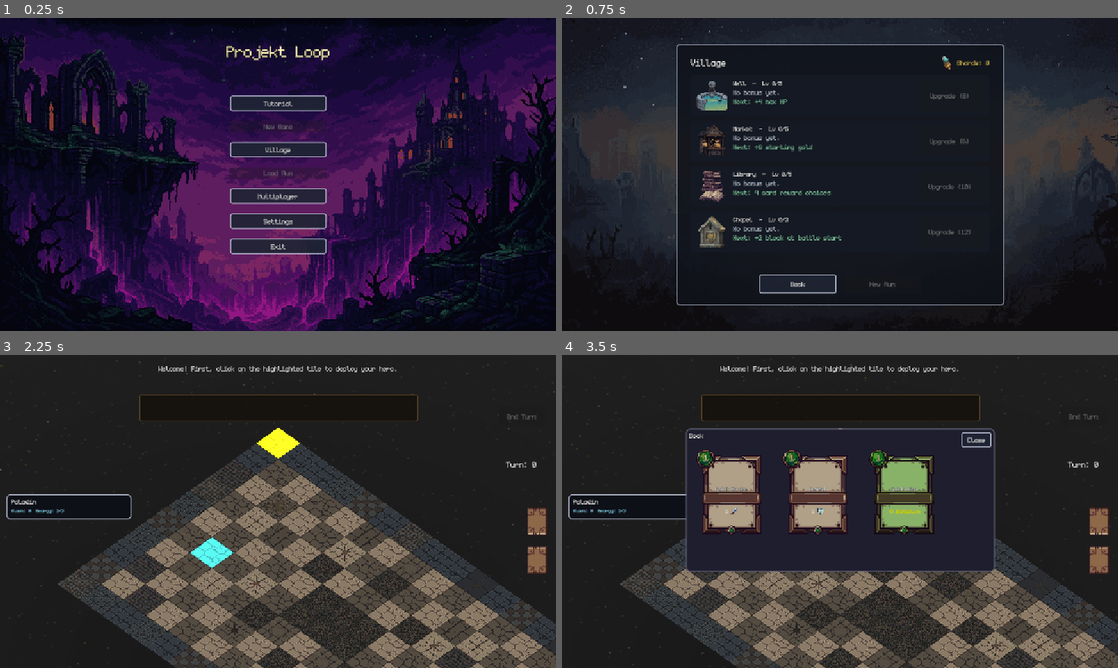
Above: before the commit, frames 1-4 (two rows, left to right).
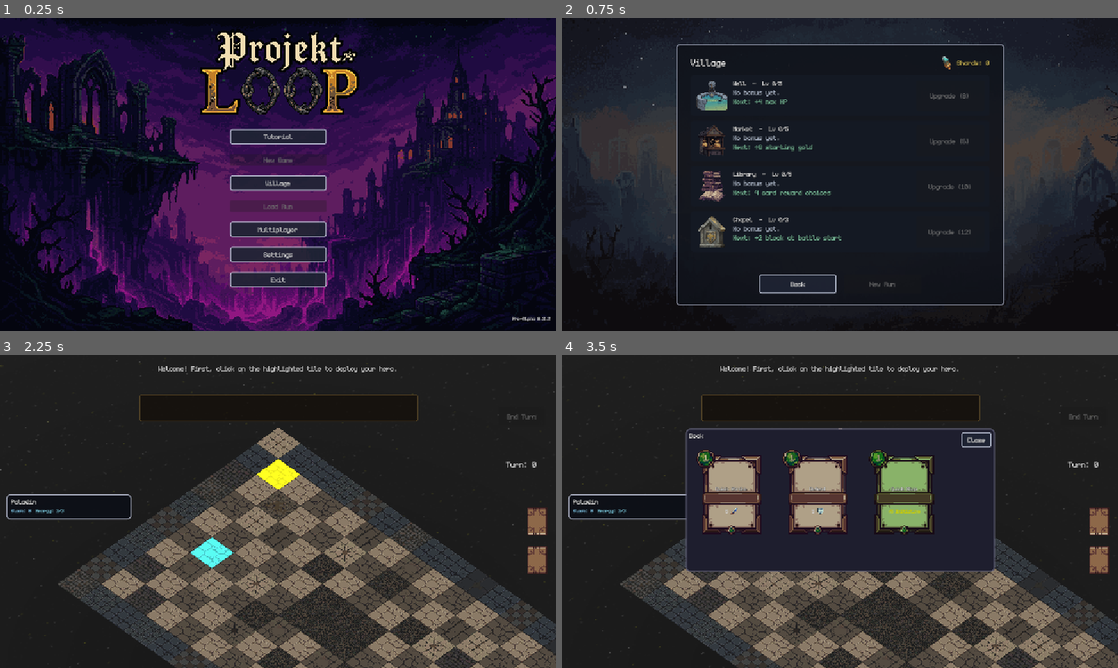
Above: after the commit, the same moments.

Repository: Nasshor01/Projekt-Loop
Game: Godot game, scene res://main.tscn
Same seed, same stepped clock (60 frames per second), same inputs: the game is played once before the commit and once after it.
Inputs (mouse positions are in pixels of both pictures, inside the frame that each line leads up to):
- Up to frame 1 (0.25 s): no input
- Up to frame 2 (0.75 s): click "Village" at 0.5 s
- Up to frame 3 (2.25 s): click "Back" at 1.25 s; click "Tutorial" at 2 s
- Up to frame 4 (3.5 s): click (1101, 520) at 2.75 s

The runs differ from the first frame. In frame 1, 9.5% of the frame differs, in the area x 36-99%, y 3-97%; in frame 2, nothing differs; in frame 3, 0.8%; in frame 4, nothing differs.

Commit message:
feat: add game logo/title branding and rename to Projekt LOOP
Wire TITLE into main menu, set logo as app icon, drop v2 from display name, and sync full local state.

Co-authored-by: Cursor <cursoragent@cursor.com>

Diff:
--- a/project.godot
+++ b/project.godot
@@ -10,11 +10,11 @@
 
 [application]
 
-config/name="Projekt Loop v2"
+config/name="Projekt LOOP"
 config/version="0.3.2"
 run/main_scene="uid://se10c1yredoi"
 config/features=PackedStringArray("4.4", "GL Compatibility")
-config/icon="res://icon.svg"
+config/icon="res://art/icons/game/logo.png"
 
 [audio]
 
--- a/scenes/ui/MainMenu.gd
+++ b/scenes/ui/MainMenu.gd
@@ -1,7 +1,6 @@
 # Soubor: scenes/ui/MainMenu.gd
 extends Control
 
-@onready var title_label: Label = $Label
 @onready var play_button: Button = $VBoxContainer/PlayButton
 @onready var village_button: Button = %VillageButton
 @onready var load_run_button: Button = %LoadRunButton
@@ -52,8 +51,6 @@
 	_update_version_label()
 
 func _update_ui_texts():
-	if title_label:
-		title_label.text = tr("game.title")
 	if play_button:
 		play_button.text = tr("ui.main_menu.new_game")
 	if village_button:
--- a/scenes/ui/MainMenu.tscn
+++ b/scenes/ui/MainMenu.tscn
@@ -1,7 +1,8 @@
-[gd_scene load_steps=3 format=3 uid="uid://84hu14gu8cci"]
+[gd_scene load_steps=4 format=3 uid="uid://84hu14gu8cci"]
 
 [ext_resource type="Script" uid="uid://vlpay230evw1" path="res://scenes/ui/MainMenu.gd" id="1_vjtqc"]
 [ext_resource type="Texture2D" uid="uid://diu4i873cqthb" path="res://art/sprites/backgrounds/bg_menu_cathedral_cliff-Sheet-export.png" id="2_bg"]
+[ext_resource type="Texture2D" uid="uid://jl4qibl2tdr1" path="res://art/icons/game/TITLE.png" id="4_title"]
 
 [node name="MainMenu" type="Control"]
 layout_mode = 3
@@ -34,22 +35,19 @@
 mouse_filter = 2
 color = Color(0.04, 0.05, 0.08, 0.35)
 
-[node name="Label" type="Label" parent="."]
+[node name="Title" type="TextureRect" parent="."]
 layout_mode = 1
 anchors_preset = 5
 anchor_left = 0.5
 anchor_right = 0.5
-offset_left = -220.0
-offset_top = 48.0
-offset_right = 220.0
-offset_bottom = 110.0
+offset_left = -312.0
+offset_right = 319.0
+offset_bottom = 224.0
 grow_horizontal = 2
-theme_override_colors/font_color = Color(1, 0.95, 0.75, 1)
-theme_override_colors/font_outline_color = Color(0, 0, 0, 1)
-theme_override_constants/outline_size = 8
-theme_override_font_sizes/font_size = 48
-text = "PROJEKT LOOP"
-horizontal_alignment = 1
+mouse_filter = 2
+texture = ExtResource("4_title")
+expand_mode = 1
+stretch_mode = 5
 
 [node name="VersionLabel" type="Label" parent="."]
 layout_mode = 1
@@ -59,9 +57,9 @@
 anchor_right = 1.0
 anchor_bottom = 1.0
 offset_left = -160.0
-offset_top = 12.0
+offset_top = -32.0
 offset_right = -12.0
-offset_bottom = 32.0
+offset_bottom = -12.0
 grow_horizontal = 0
 grow_vertical = 0
 theme_override_colors/font_outline_color = Color(0, 0, 0, 1)
@@ -79,9 +77,9 @@
 anchor_right = 0.5
 anchor_bottom = 0.5
 offset_left = -100.0
-offset_top = -51.5
+offset_top = -95.0
 offset_right = 100.0
-offset_bottom = 51.5
+offset_bottom = 249.0
 grow_horizontal = 2
 grow_vertical = 2
 theme_override_constants/separation = 20
--- a/translations.csv
+++ b/translations.csv
@@ -1,5 +1,5 @@
 keys,en,cs
-"game.title","Projekt Loop","Projekt Loop"
+"game.title","Projekt LOOP","Projekt LOOP"
 "ui.main_menu.new_game","New Game","Nová hra"
 "ui.main_menu.tutorial","Tutorial","Tutoriál"
 "ui.main_menu.load_run","Load Run","Načíst run"
Binary file added: art/icons/game/TITLE.png
Not shown, added: art/icons/game/TITLE.png.import
Binary file added: art/icons/game/logo.png
Not shown, added: art/icons/game/logo.png.import
Not shown, changed: export_presets.cfg
Binary file changed: translations.cs.translation
Binary file changed: translations.en.translation
